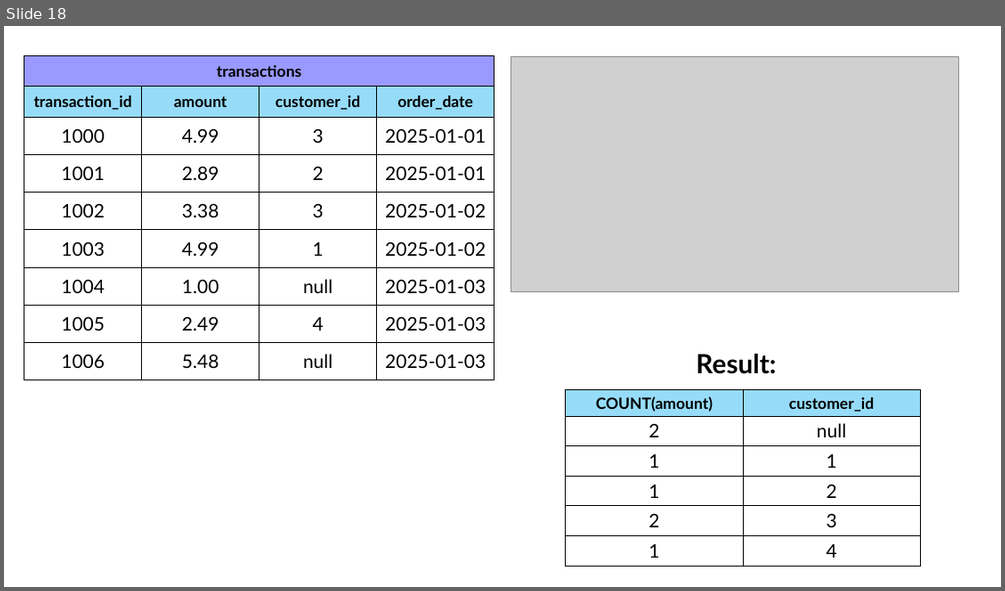
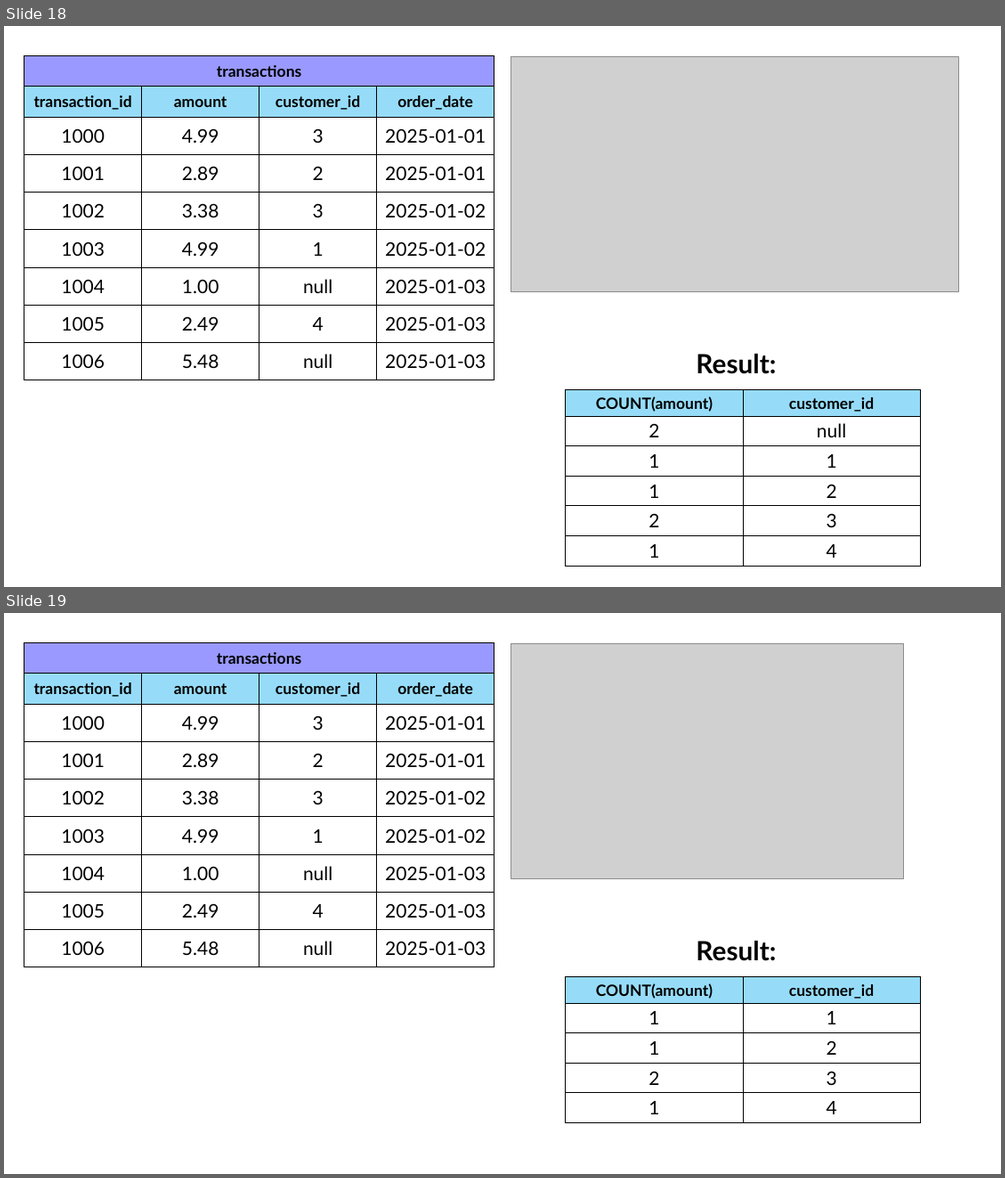
Before and after one commit to robitussin/CTINFMGL, a slide deck: 07 - Introduction to SQL/SQL Functions and GROUP BY.pptx. Shown one above the other, each under a label of ours: slide 18 before the commit, slides 18 and 19 after it. The pictures are 1005x591 and 1005x1178 pixels, drawn with LibreOffice and Linux fonts; fonts in the diff are those of the drawing; grey boxes stand for pictures. Boxes give left, top, right and bottom in pixels: in the first picture for what was removed or moved away, otherwise in the second. Text is boxed around its words. In the diff, an @@ line names an element or a change of style, - is before the commit and + after.

```diff
--- a/07 - Introduction to SQL/SQL Functions and GROUP BY.pptx
+++ b/07 - Introduction to SQL/SQL Functions and GROUP BY.pptx
@@ slide 19 added at (4, 613, 1001, 1174), background #FFFFFF @@
@@ table added at (24, 643, 494, 967), 9 rows, 4 columns @@
+transactions |  |  | 
+transaction_id | amount | customer_id | order_date
+1000 | 4.99 | 3 | 2025-01-01
+1001 | 2.89 | 2 | 2025-01-01
+1002 | 3.38 | 3 | 2025-01-02
+1003 | 4.99 | 1 | 2025-01-02
+1004 | 1.00 | null | 2025-01-03
+1005 | 2.49 | 4 | 2025-01-03
+1006 | 5.48 | null | 2025-01-03
@@ picture added at (511, 643, 904, 878) @@
@@ text added at (696, 941, 776, 961), 25.5 pt, text #000000, bold @@
+Result:
@@ table added at (566, 976, 920, 1122), 5 rows, 2 columns @@
+COUNT(amount) | customer_id
+1 | 1
+1 | 2
+2 | 3
+1 | 4
```
Also in this commit, not shown: 2 slides changed.
